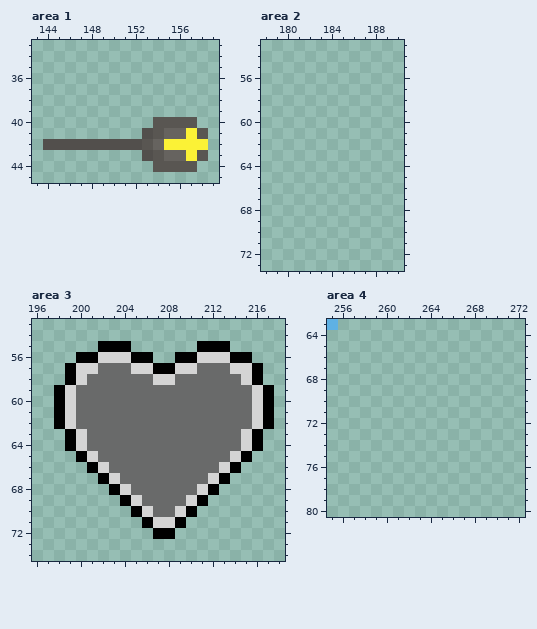
Two versions of one pixel-art file, testWeaver.aseprite. Above is the file before it was changed.
300x200 pixels, 1 frame. Colours within 5 levels of each other are drawn and written as one. Shown: area 1: x 143..159, y 33..45; area 2: x 178..190, y 53..73; area 3: x 196..218, y 53..74; area 4: x 255..272, y 63..80. The commit also changed other parts of the picture, which this record leaves out.
The same view after the edit:
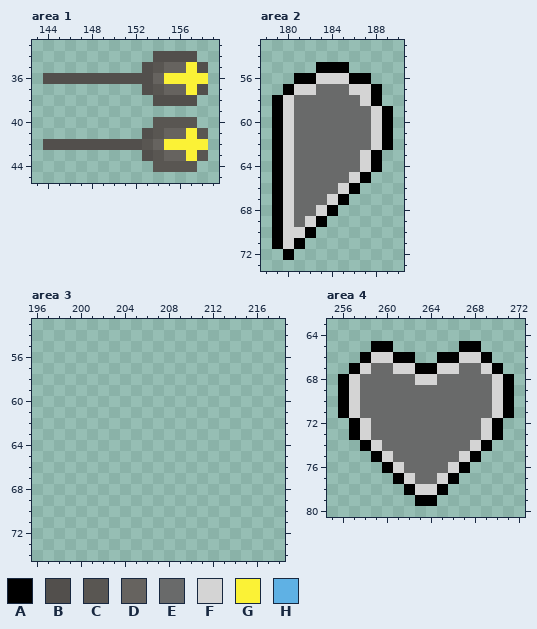
Palette (. is transparent): A #000000  B #524f4c  C #595652  D #66635f  E #696a6a  F #d4d4d4  G #fbf236  H #5fb1e4
Difference:
layer "Layer 1" removed
Changed rows in their new state; - is an unchanged pixel.
Area 1, layer "Layer 2":
first column x 144:
34 ----------BBBB-
35 ---------BCDDGB
36 BBBBBBBBBBDGGGG
37 ---------BCDDGB
38 ----------BBBB-
Area 2, layer "Layer 2":
first column x 179:
55 ----AAA----
56 --AAFFFAA--
57 -AFFEEEFFA-
58 AFEEEEEEFA-
59 AFEEEEEEEFA
60 AFEEEEEEEFA
61 AFEEEEEEEFA
62 AFEEEEEEEFA
63 AFEEEEEEFA-
64 AFEEEEEEFA-
65 AFEEEEEFA--
66 AFEEEEFA---
67 AFEEEFA----
68 AFEEFA-----
69 AFEFA------
70 AFFA-------
71 AFA--------
72 -A---------
Area 3, layer "Layer 2":
first column x 198:
55 ----...------...----
56 --.......--.......--
57 -..................-
58 -..................-
59 ....................
60 ....................
61 ....................
62 ....................
63 -..................-
64 -..................-
65 --................--
66 ---..............---
67 ----............----
68 -----..........-----
69 ------........------
70 -------......-------
71 --------....--------
72 ---------..---------
Area 4:
first column x 255:
63 .----------------
65 ----AA------AA---
66 ---AFFAA--AAFFA--
67 --AFEEFFAAFFEEFA-
68 -AFEEEEEFFEEEEEFA
69 -AFEEEEEEEEEEEEFA
70 -AFEEEEEEEEEEEEFA
71 -AFEEEEEEEEEEEEFA
72 --AFEEEEEEEEEEFA-
73 --AFEEEEEEEEEEFA-
74 ---AFEEEEEEEEFA--
75 ----AFEEEEEEFA---
76 -----AFEEEEFA----
77 ------AFEEFA-----
78 -------AFFA------
79 --------AA-------
Boxes around the changes in both pictures, in picture pixels (x1, y1, x2, y2):
added: (43, 51, 208, 106)
added: (272, 62, 393, 260)
erased: (54, 341, 274, 539)
changed: (327, 319, 514, 506)
